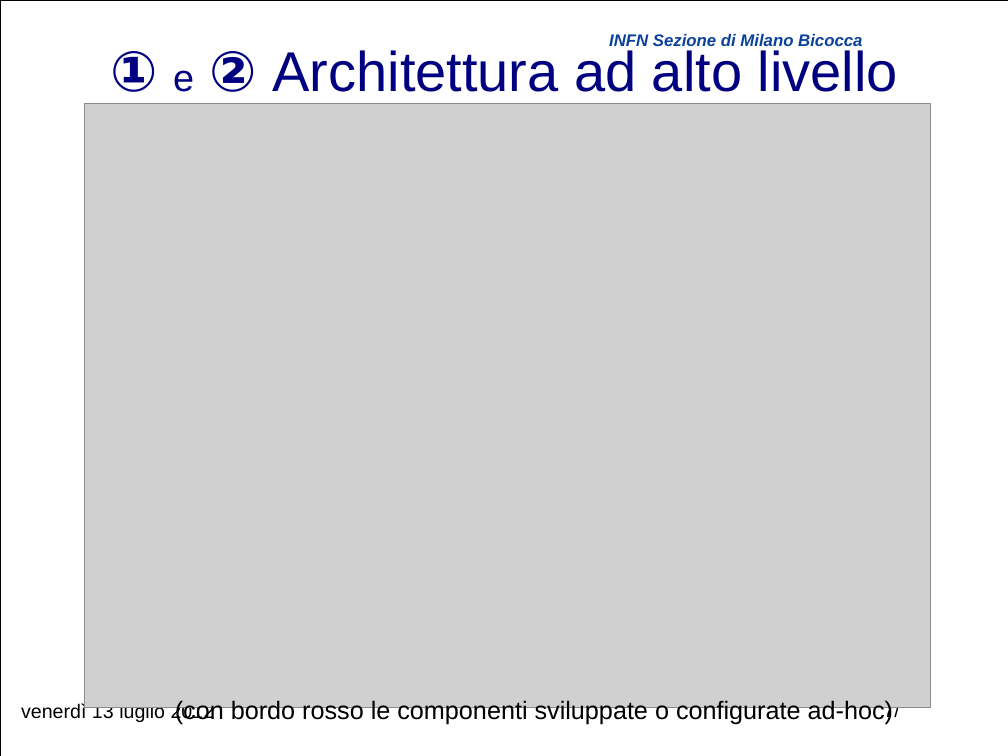
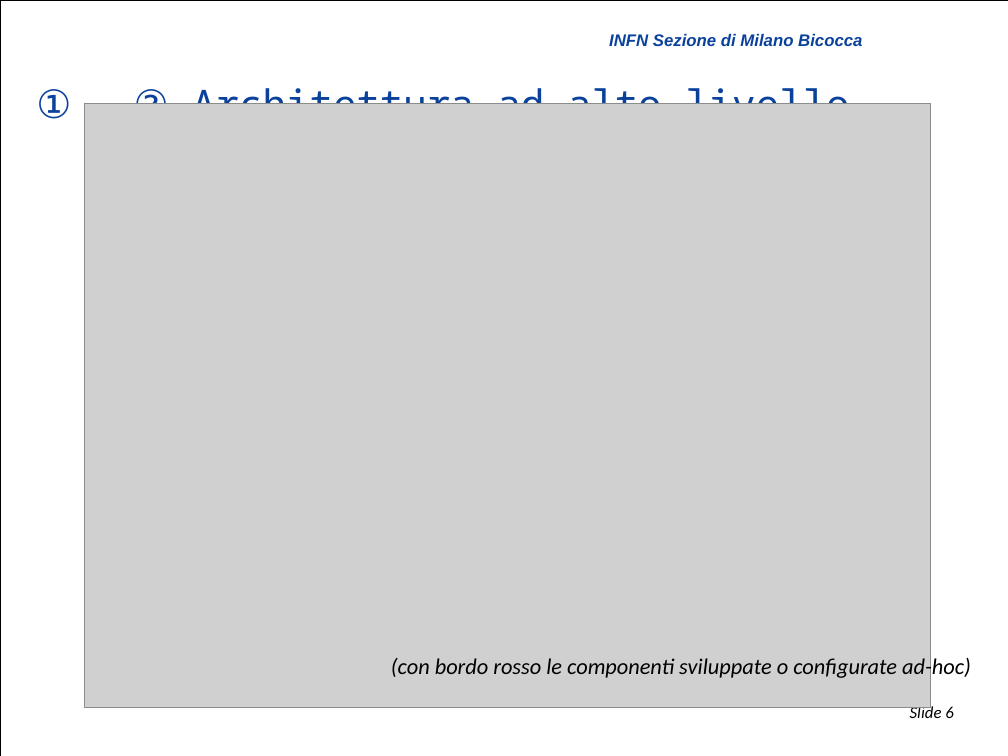
Before and after one commit to biancini/Shibboleth-Authentication, a slide deck: slide 6 of ShibbolethExtensions.pptx (slide 7 before the commit). Drawn at 1008x756 pixels with LibreOffice and Linux fonts; fonts in the diff are those of the drawing; grey boxes stand for pictures; background and template pictures are left out. Boxes give left, top, right and bottom in pixels: in the first picture for what was removed or moved away, otherwise in the second. Text is boxed around its words. In the diff, an @@ line names an element or a change of style, - is before the commit and + after.

```diff
--- a/ShibbolethExtensions.pptx
+++ b/ShibbolethExtensions.pptx
@@ title "① e ② Architettura ad ..." moved from (x1=110, y1=50, x2=898, y2=92) to (x1=36, y1=81, x2=849, y2=119) @@
@@ title "① e ② Architettura ad ..." at (x1=36, y1=81, x2=849, y2=119): size 40 to 28 pt, font Arial to Noto Sans Mono, text colour #000080 to #0A419B; size 27 to 18 pt in "e"; bold off in "① ②"; alignment centre to left; line spacing 1 to 0.9 @@
@@ text "(con bordo rosso le componenti ..." moved from (x1=175, y1=700, x2=893, y2=724) to (x1=391, y1=655, x2=971, y2=680) @@
@@ text "(con bordo rosso le componenti ..." at (x1=391, y1=655, x2=971, y2=680): size 18 to 16 pt, font Arial to Calibri, italic on @@
@@ text removed at (x1=21, y1=703, x2=215, y2=723) @@
-venerdì 13 luglio 2012
@@ page number removed at (x1=884, y1=702, x2=900, y2=722) @@
-7/
@@ page number added at (x1=910, y1=705, x2=953, y2=718), 12 pt, text #000000, italic @@
+Slide 6
```
Also in this commit, not shown: 12 other slides changed, 1 slide removed, 1 other file.
